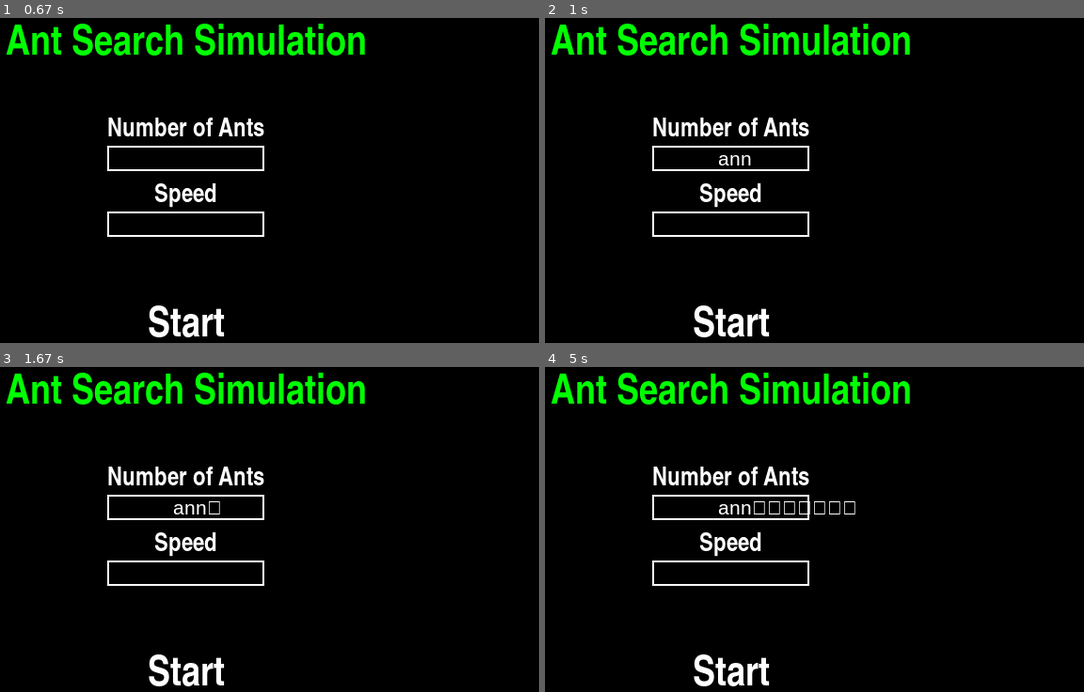
Above: before the commit, frames 1-4 (two rows, left to right).
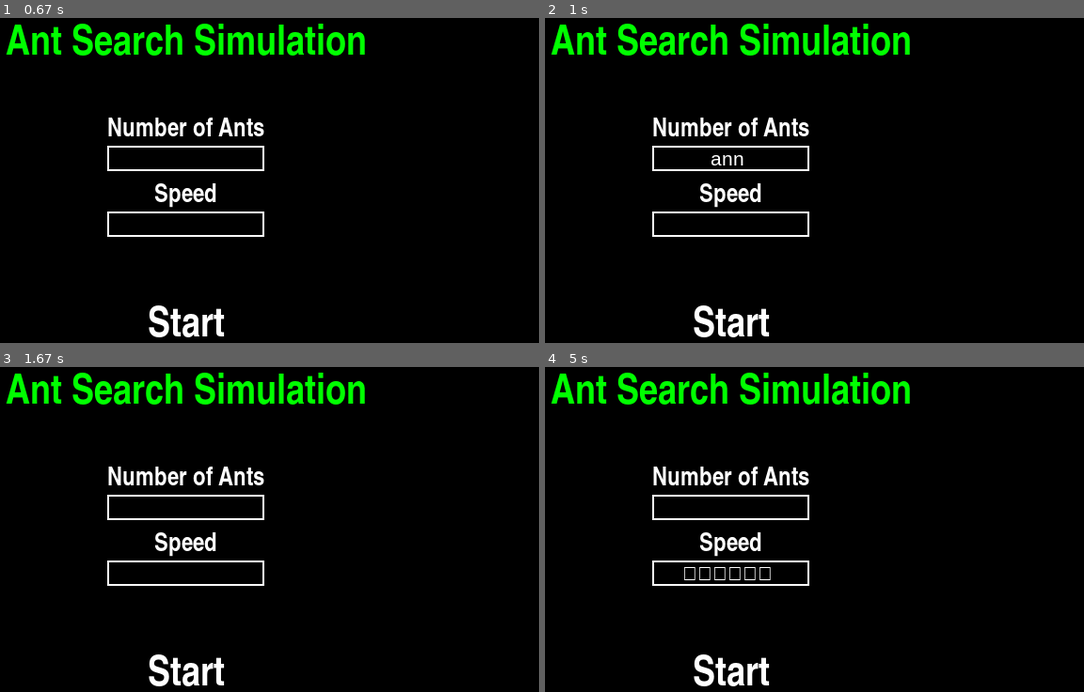
Above: after the commit, the same moments.

Repository: lucasthierry17/Ant_Project
Game: pygame game, started from main.py
The game is run twice, just before and just after one commit, with the same random seed, the same clock (stepped at 60 frames per second) and the same inputs.
Inputs (mouse positions are in pixels of both pictures, inside the frame that each line leads up to):
- Up to frame 1 (0.67 s): click (199, 157) at 0.38 s
- Up to frame 2 (1 s): type "ann" at 0.67 s
- Up to frame 3 (1.67 s): tap Enter at 1 s; hold Delete from 1.22 s (still down)
- Up to frame 4 (5 s): release Delete at 1.68 s; click (814, 575) at 1.82 s; tap Backspace at 2.1 s; tap Enter every 0.33 s from 2.98 to 4.98 s

Frame 1 is identical in both runs. In frame 2, 0.2% of the frame differs, in the area x 30-39%, y 42-46%; in frame 3, 0.1%; in frame 4, 0.5%, in the area x 25-58%, y 41-66%.

Commit message:
seperate input for speed and number of ants

Diff:
--- a/start_screen.py
+++ b/start_screen.py
@@ -1,5 +1,7 @@
 import pygame
 
+
+clock = pygame.time.Clock()
 
 class StartMenu:
     def __init__(self) -> None:
@@ -10,12 +12,17 @@
         self.speed = ''
         self.initialize_start_menu()
         self.game_state = "start_menu"
-        self.cursor_visible = True
-        self.cursor_blink_interval = 500  # in milliseconds
-        self.cursor_blink_timer = 0
+        # Cursor variables
+        self.ants_cursor = 0
+        self.ants_box_active = False
+        self.speed_cursor = 0
+        self.speed_box_active = False
+
+
 
 
     def initialize_start_menu(self):
+        white_text =(255, 255, 255)
          # initialize font and size (for header and Start button)
         self.font = pygame.font.SysFont('Impact', 40)
         self.title = self.font.render('Ant Search Simulation', True, (0, 255, 0)) # title in green
@@ -30,16 +37,6 @@
         # font for the text in the input box
         self.textbox_font = pygame.font.SysFont('Arial', min(25, int(0.8 * self.ants_text.get_height())))
 
-
-    def draw_cursor(self, box_rect, text_surface):
-        if pygame.time.get_ticks() - self.cursor_blink_timer > self.cursor_blink_interval:
-            self.cursor_visible = not self.cursor_visible
-            self.cursor_blink_timer = pygame.time.get_ticks()
-
-        if self.cursor_visible:
-            cursor_x = box_rect.x + text_surface.get_width()
-            cursor_y = box_rect.y + (box_rect.height - text_surface.get_height()) // 2
-            pygame.draw.line(self.screen, (255, 255, 255), (cursor_x, cursor_y), (cursor_x, cursor_y + text_surface.get_height()), 2)
 
 
     def draw(self):
@@ -64,14 +61,40 @@
 
         # input box for the user to type in the number of ants
         self.ants_box = pygame.Rect(self.screen_width / 2 - self.ants_text.get_width() / 2, self.screen_height - 270, self.ants_text.get_width(), self.ants_text.get_height())
+
         # input box for the speed of the ants
         self.speed_box = pygame.Rect(self.screen_width / 2 - self.ants_text.get_width() / 2, self.screen_height - 200, self.ants_text.get_width(), self.ants_text.get_height())
 
         pygame.draw.rect(self.screen, white_text, self.ants_box, 2)
-        self.text_surface_ants = self.textbox_font.render(self.num_ants, True, white_text)
-        width = max(200, self.text_surface_ants.get_width()+10)
+
+        if self.ants_box_active:
+            # text cursor
+            if self.ants_cursor % 4 == 0:
+                self.num_ants += "|"
+            self.ants_cursor += 1
+            try:
+                if self.num_ants[-1] == "|":
+                    self.num_ants = self.num_ants[:-1]
+            except:
+                pass
+
+        if self.speed_box_active:
+            # cursor
+            if self.speed_cursor % 4 == 0:
+                self.speed += "|"
+            self.speed_cursor +=1
+            try:
+                if self.speed[-1] == "|":
+                    self.speed = self.speed[:-1]
+            except:
+                pass
+
+
+
+        text_surface_ants = self.textbox_font.render(self.num_ants, True, white_text)
+
+        width = max(200, text_surface_ants.get_width()+10)
         self.ants_box.w = width
-
 
 
         pygame.draw.rect(self.screen, white_text, self.speed_box, 2)
@@ -80,12 +103,17 @@
         self.speed_box.w = width
 
         # Center the text horizontally within the box
-        text_x = self.ants_box.x + ((self.ants_box.width - text_surface_speed.get_width()) // 2) - 30
-        text_y = self.ants_box.y + (self.ants_box.height - text_surface_speed.get_height()) // 2
-        self.screen.blit(self.text_surface_ants, (text_x, text_y))
-        self.screen.blit(text_surface_speed,(text_x, text_y))
+        ants_text_x = self.ants_box.x + ((self.ants_box.width - text_surface_ants.get_width()) // 2) - 20
+        ants_text_y = self.ants_box.y + (self.ants_box.height - text_surface_ants.get_height()) // 2
+
+        speed_text_x = self.ants_box.x + ((self.speed_box.width - text_surface_speed.get_width()) // 2) - 20
+        speed_text_y = self.speed_box.y + (self.speed_box.height - text_surface_speed.get_height()) // 2
+
+        self.screen.blit(text_surface_ants, (ants_text_x, ants_text_y))
+        self.screen.blit(text_surface_speed,(speed_text_x, speed_text_y))
 
         pygame.display.update()
+
 
     def handle_events(self):
             for event in pygame.event.get():
@@ -93,7 +121,7 @@
                     pygame.quit()
                     quit()
                 elif event.type == pygame.KEYDOWN:
-                    if event.type == pygame.K_RETURN:
+                    if event.key == pygame.K_RETURN:
                         try:
                             # Convert the input_text to an integer
                             self.num_ants = int(self.num_ants)
@@ -101,19 +129,37 @@
                         except ValueError:
                             print("Please enter a valid number.")
                         self.num_ants = ''
-                    elif event.key == pygame.K_BACKSPACE:
-                        self.num_ants = self.num_ants[:-1]
-                    else:
+
+                    if self.ants_box_active:
                         self.num_ants += event.unicode
+                        if event.key == pygame.K_BACKSPACE or event.key == pygame.K_DELETE:
+                            self.num_ants = self.num_ants[:-1]
+
+                    elif self.speed_box_active:
+                        self.speed += event.unicode
+                        if event.key == pygame.K_BACKSPACE or event.key == pygame.K_DELETE:
+                            self.speed = self.speed[:-1]
+
                 elif event.type == pygame.MOUSEBUTTONDOWN and event.button == 1:
 
+                    # activate input for number of ants
                     if self.ants_box.collidepoint(event.pos):
-                        self.draw_cursor(self.ants_box, self.text_surface_ants)
+                        self.ants_box_active = True
+                    else:
+                        self.ants_box_active = False
+
+                    # activate input for speed value
+                    if self.speed_box.collidepoint(event.pos):
+                        self.speed_box_active = True
+                    else:
+                        self.speed_box_active = False
 
                     if self.start_button_rect.collidepoint(event.pos):
                         print(f"Number of Ants: {int(self.num_ants)}")
                         print(f"Speed: {int(self.speed)}")
                         self.game_state = "Simulation"
+            clock.tick(60)
+
 
 
 def main():
